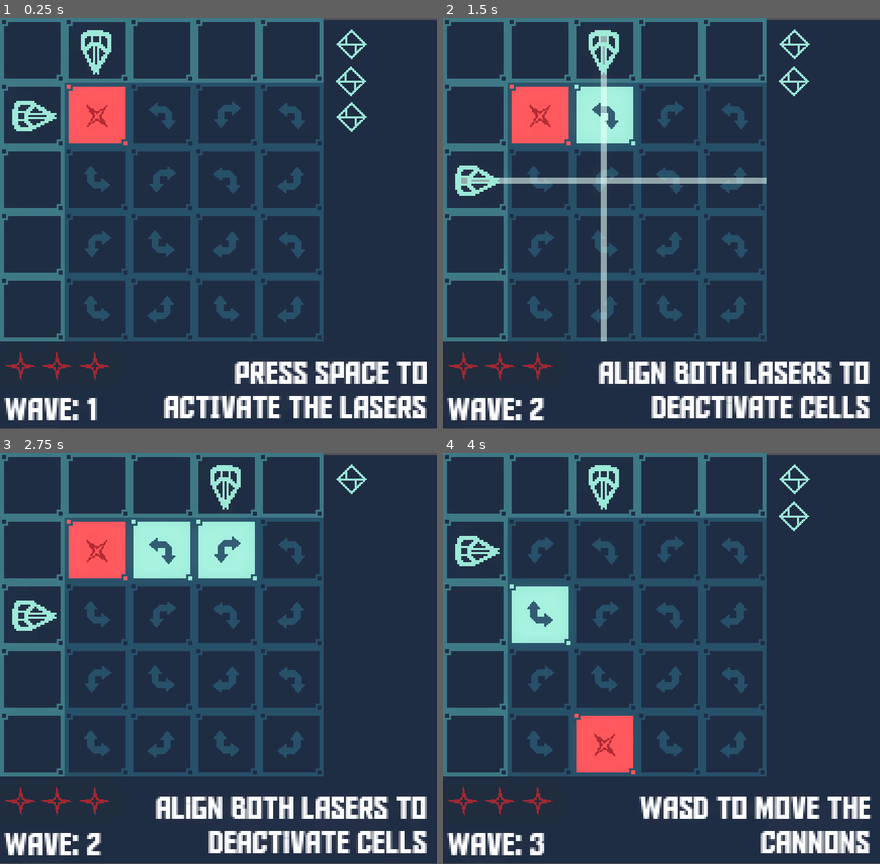
Above: before the commit, frames 1-4 (two rows, left to right).
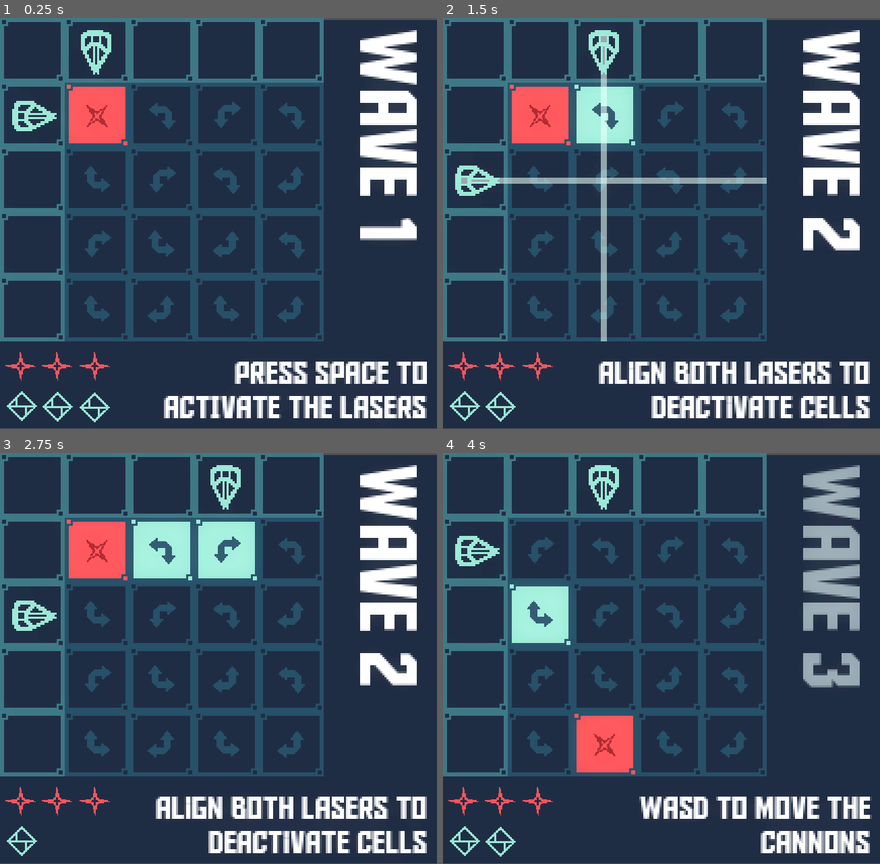
Above: after the commit, the same moments.

Repository: MisterProjectLC/LaserGrid
Game: Godot game, scene res://src/main.tscn
Same seed, same stepped clock (60 frames per second), same inputs: the game is played once before the commit and once after it.
Inputs (mouse positions are in pixels of both pictures, inside the frame that each line leads up to):
- Up to frame 1 (0.25 s): no input
- Up to frame 2 (1.5 s): tap Space (activate) at 0.5, 0.6, 1.35 s; move the mouse to (539, 116) at 0.52 s; hold D (right) 0.53-1.28 s; click (539, 116) at 0.67 s; move the mouse to (604, 116) at 1.27 s; hold S (down) from 1.28 s (still down); click (604, 116) at 1.42 s
- Up to frame 3 (2.75 s): tap Space (activate) at 2, 2.1 s; move the mouse to (227, 551) at 2.02 s; release S (down) at 2.03 s; hold D (right) from 2.03 s (still down); click (227, 551) at 2.17 s
- Up to frame 4 (4 s): tap Enter at 2.75 s; move the mouse to (735, 551) at 2.77 s; release D (right) at 2.78 s; hold W (up) 2.78-3.53 s; tap Space (activate) at 2.85, 3.5, 3.6 s; click (735, 551) at 2.92 s; move the mouse to (539, 613) at 3.52 s; hold A (left) from 3.53 s (still down); click (539, 613) at 3.67 s

The runs differ from the first frame. In frame 1, 5.6% of the frame differs, in the area x 0-96%, y 2-99%; in frame 2, 5.7%; in frame 3, 5.5%; in frame 4, 5.7%.

Commit message:
ui adjustments

Diff:
--- a/src/global/palletes.gd
+++ b/src/global/palletes.gd
@@ -1,6 +1,8 @@
 extends Node
 
 @export var BACKGROUND_COLOR = Color.BLUE
+@export var SUCCESS_BACKGROUND_COLOR = Color.BLUE
+@export var DAMAGE_BACKGROUND_COLOR = Color.BLUE
 @export var GRID_COLOR = Color.BLUE
 @export var GRID_CANNON_COLOR = Color.BLUE
 @export var GRID_DEFLECT_COLOR = Color.BLUE
--- a/src/global/palletes.tscn
+++ b/src/global/palletes.tscn
@@ -5,6 +5,8 @@
 [node name="palletes" type="Node"]
 script = ExtResource("1_j5ouw")
 BACKGROUND_COLOR = Color(0.109804, 0.14902, 0.219608, 1)
+SUCCESS_BACKGROUND_COLOR = Color(0.109804, 0.235294, 0.298039, 1)
+DAMAGE_BACKGROUND_COLOR = Color(0.945098, 0.305882, 0.321569, 1)
 GRID_COLOR = Color(0.137255, 0.286275, 0.364706, 1)
 GRID_CANNON_COLOR = Color(0.223529, 0.439216, 0.478431, 1)
 GRID_DEFLECT_COLOR = Color(0.137255, 0.286275, 0.364706, 1)
@@ -14,5 +16,5 @@
 GRID_TARGET_BG_COLOR = Color(0.945098, 0.305882, 0.321569, 1)
 CANNON_COLOR = Color(0.584314, 0.878431, 0.8, 1)
 LASER_COLOR = Color(0.854902, 0.94902, 0.913725, 1)
-HEALTH_COLOR = Color(0.607843, 0.133333, 0.168627, 1)
+HEALTH_COLOR = Color(0.945098, 0.305882, 0.321569, 1)
 DEFLECTOR_COLOR = Color(0.584314, 0.878431, 0.8, 1)
--- a/src/grid.gd
+++ b/src/grid.gd
@@ -1,10 +1,13 @@
 extends Node2D
 class_name GridControl
 
+signal success()
+signal failure()
 signal wave_advanced(wave)
 signal explain(text)
 
 enum WAVE_TYPES {SINGLE, DOUBLE, TRIPLE, BLOCKER, DOUBLEBLOCKER, QUICKBLOCKER,
+	QUICKDOUBLEBLOCKER, QUICKDOUBLETARGET_BLOCKER,
 	DOUBLETARGET_BLOCKER, FORTIFIED, TUTORIAL_0, TUTORIAL_1, TUTORIAL_2, TUTORIAL_3}
 
 var wave_count = 0
@@ -94,10 +97,16 @@
 		return start_specific_wave(WAVE_TYPES.FORTIFIED)
 
 	if wave_count >= 10 and (wave_count+3) % 5 == 0:
-		return start_specific_wave(WAVE_TYPES.DOUBLETARGET_BLOCKER)
+		if wave_count <= 30:
+			return start_specific_wave(WAVE_TYPES.DOUBLETARGET_BLOCKER)
+		else:
+			return start_specific_wave(WAVE_TYPES.QUICKDOUBLETARGET_BLOCKER)
 
 	if wave_count >= 10 and wave_count % 5 == 0:
-		return start_specific_wave(WAVE_TYPES.DOUBLEBLOCKER)
+		if wave_count <= 30:
+			return start_specific_wave(WAVE_TYPES.DOUBLEBLOCKER)
+		else:
+			return start_specific_wave(WAVE_TYPES.QUICKDOUBLEBLOCKER)
 
 	if wave_count % 2 == 0:
 		if wave_count == 14:
@@ -135,9 +144,17 @@
 			var target = spawn_centered_target()
 			spawn_hard_blocker(target)
 			spawn_blocker()
+		WAVE_TYPES.QUICKDOUBLEBLOCKER:
+			var target = spawn_centered_target(true)
+			spawn_hard_blocker(target)
+			spawn_blocker()
 		WAVE_TYPES.DOUBLETARGET_BLOCKER:
 			var target = spawn_random_target()
 			spawn_random_target()
+			spawn_hard_blocker(target)
+		WAVE_TYPES.QUICKDOUBLETARGET_BLOCKER:
+			var target = spawn_random_target(true)
+			spawn_random_target(true)
 			spawn_hard_blocker(target)
 		WAVE_TYPES.FORTIFIED:
 			fortified = true
@@ -227,11 +244,13 @@
 		node.set_targeted(false)
 	if targets_alive <= 0:
 		start_wave()
+		success.emit()
 
 
 func on_target_detonated(node : GridNode):
 	EnergyManager.take_damage()
 	start_wave()
+	failure.emit()
 
 
 # HELPERS ------------------
--- a/src/main.gd
+++ b/src/main.gd
@@ -3,12 +3,13 @@
 
 @onready var GridController = $Grid
 @onready var CannonController = $LaserGrid
+@onready var Background = $Background
 
 @export var TIME_TO_DETONATE = 6.0
 
 # Called when the node enters the scene tree for the first time.
 func _ready():
-	$Background.modulate = Palletes.BACKGROUND_COLOR
+	Background.modulate = Palletes.BACKGROUND_COLOR
 	GridController.start_wave()
 
 
@@ -24,8 +25,20 @@
 
 
 func _on_grid_wave_advanced(wave):
-	$WaveCounter.text = "Wave: " + str(wave)
+	$WaveCounter.text = "Wave " + str(wave)
 
 
 func explain(text):
 	$Explainer.text = text
+
+
+func _on_grid_failure():
+	var tween = create_tween()
+	tween.tween_property(Background, 'modulate', Palletes.BACKGROUND_COLOR,
+			0.5).from(Palletes.DAMAGE_BACKGROUND_COLOR)
+
+
+func _on_grid_success():
+	var tween = create_tween()
+	tween.tween_property($WaveCounter, 'modulate', Color.WHITE,
+			0.75).from(Palletes.SUCCESS_BACKGROUND_COLOR)
--- a/src/main.tscn
+++ b/src/main.tscn
@@ -35,6 +35,11 @@
 glow_map_strength = 0.89
 adjustment_enabled = true
 
+[sub_resource type="GradientTexture2D" id="GradientTexture2D_idosx"]
+gradient = SubResource("Gradient_4orih")
+width = 225
+height = 200
+
 [node name="Main" type="Node2D"]
 scale = Vector2(3, 3)
 script = ExtResource("1_3fl0m")
@@ -183,30 +188,31 @@
 position = Vector2(73.3333, 0)
 
 [node name="Deflectors" type="Node2D" parent="."]
-position = Vector2(173.667, 13.3333)
+position = Vector2(10.6667, 192.333)
 scale = Vector2(0.5, 0.5)
 script = ExtResource("9_u201p")
 
 [node name="DeflectorSprite" parent="Deflectors" instance=ExtResource("10_bw08q")]
 
 [node name="DeflectorSprite2" parent="Deflectors" instance=ExtResource("10_bw08q")]
-position = Vector2(-0.666656, 36.6667)
+position = Vector2(35.3333, 0.666607)
 
 [node name="DeflectorSprite3" parent="Deflectors" instance=ExtResource("10_bw08q")]
-position = Vector2(0, 72)
+position = Vector2(72, 1.33331)
 
 [node name="WorldEnvironment" type="WorldEnvironment" parent="."]
 environment = SubResource("Environment_ti022")
 
 [node name="WaveCounter" type="Label" parent="."]
 texture_filter = 1
-offset_left = 2.0
-offset_top = 184.0
-offset_right = 61.0
-offset_bottom = 201.0
+offset_left = 208.0
+offset_top = 5.0
+offset_right = 347.0
+offset_bottom = 39.0
+rotation = 1.5708
 theme_override_fonts/font = ExtResource("11_jwihq")
-theme_override_font_sizes/font_size = 16
-text = "Wave: 10"
+theme_override_font_sizes/font_size = 40
+text = "Wave 10"
 vertical_alignment = 2
 autowrap_mode = 2
 
@@ -228,23 +234,22 @@
 visible = false
 self_modulate = Color(0, 0, 0, 0.443137)
 position = Vector2(109, 102)
-scale = Vector2(3.40625, 3.15625)
-texture = SubResource("GradientTexture2D_ls6cn")
+texture = SubResource("GradientTexture2D_idosx")
 script = ExtResource("12_mpw5c")
-metadata/_edit_lock_ = true
 
 [node name="Paused" type="Label" parent="PauseMenu"]
 texture_filter = 1
-offset_left = -31.0
-offset_top = -32.0
-offset_right = 32.0
-offset_bottom = 32.0
+offset_left = -111.0
+offset_top = -101.0
+offset_right = 111.0
+offset_bottom = 99.0
 theme_override_fonts/font = ExtResource("11_jwihq")
-theme_override_font_sizes/font_size = 15
+theme_override_font_sizes/font_size = 48
 text = "PAUSED"
 horizontal_alignment = 1
 vertical_alignment = 1
-metadata/_edit_lock_ = true
 
 [connection signal="explain" from="Grid" to="." method="explain"]
+[connection signal="failure" from="Grid" to="." method="_on_grid_failure"]
+[connection signal="success" from="Grid" to="." method="_on_grid_success"]
 [connection signal="wave_advanced" from="Grid" to="." method="_on_grid_wave_advanced"]
Not shown: 1 places in src/main.tscn that only renumber resources
